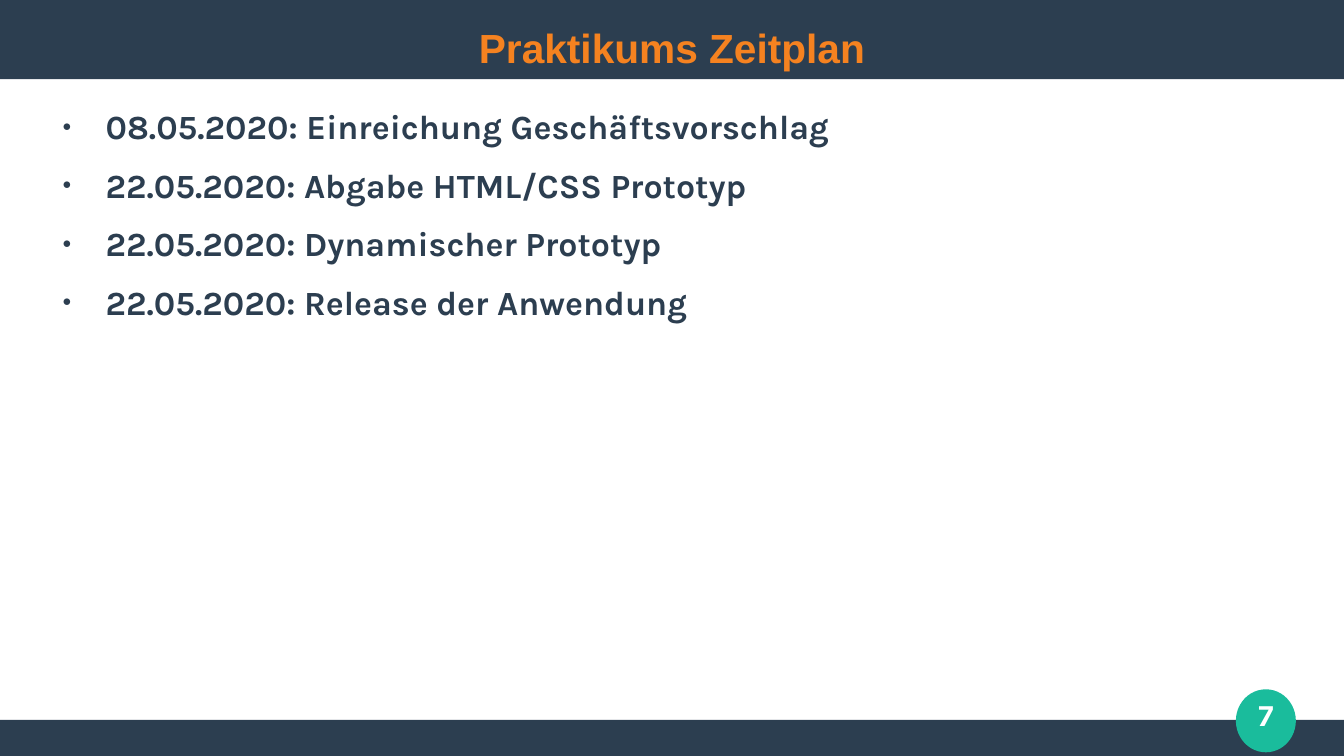
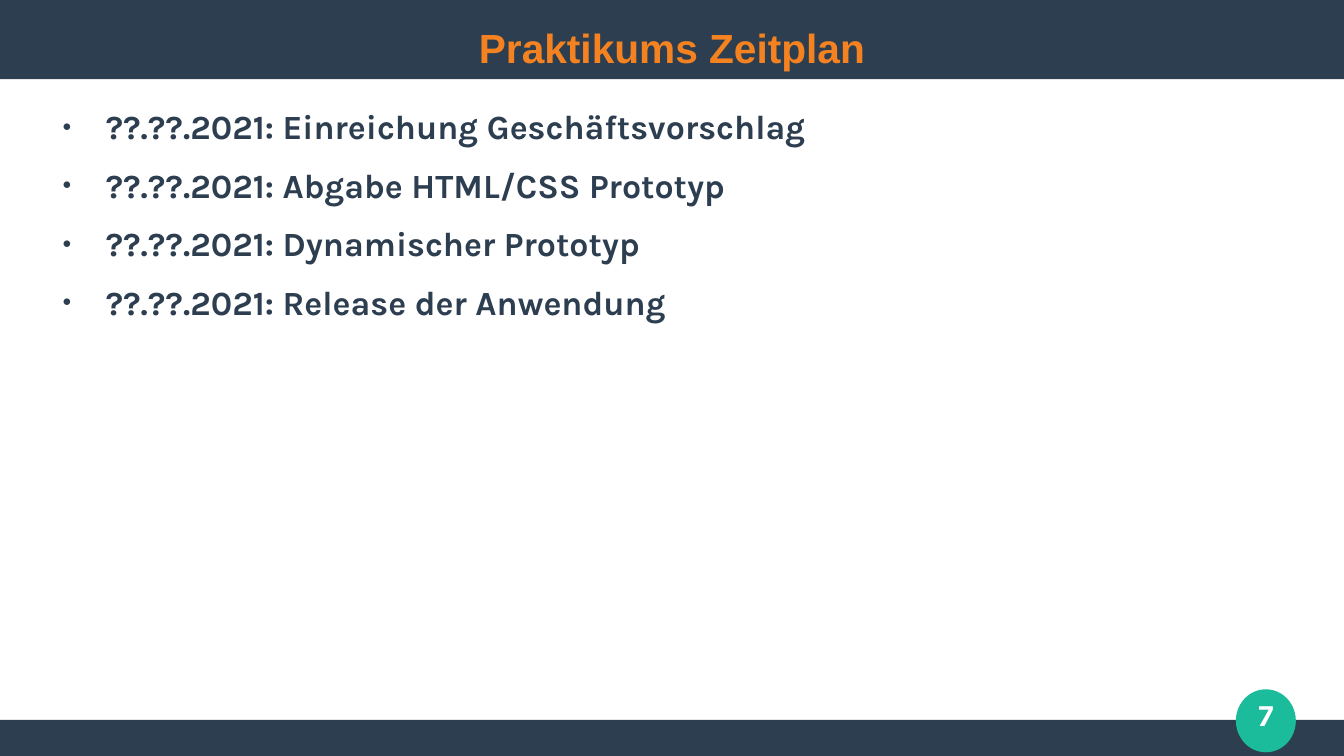
Before and after one commit to ghandmann/HS-AlbSig-WebAnwendungen2, a slide deck: slide 7 of Kapitel/00_Begruessung.odp. Drawn at 1344x756 pixels with LibreOffice and Linux fonts; fonts in the diff are those of the drawing. Boxes give left, top, right and bottom in pixels: in the first picture for what was removed or moved away, otherwise in the second. Text is boxed around its words. In the diff, an @@ line names an element or a change of style, - is before the commit and + after.

```diff
--- a/Kapitel/00_Begruessung.odp
+++ b/Kapitel/00_Begruessung.odp
@@ text at (106, 115, 805, 323): text changed @@
-● 08.05.2020: Einreichung Geschäftsvorschlag
-● 22.05.2020: Abgabe HTML/CSS Prototyp
-● 22.05.2020: Dynamischer Prototyp
-● 22.05.2020: Release der Anwendung
+● ??.??.2021: Einreichung Geschäftsvorschlag
+● ??.??.2021: Abgabe HTML/CSS Prototyp
+● ??.??.2021: Dynamischer Prototyp
+● ??.??.2021: Release der Anwendung
```
Also in this commit, not shown: 1 other slide changed.
